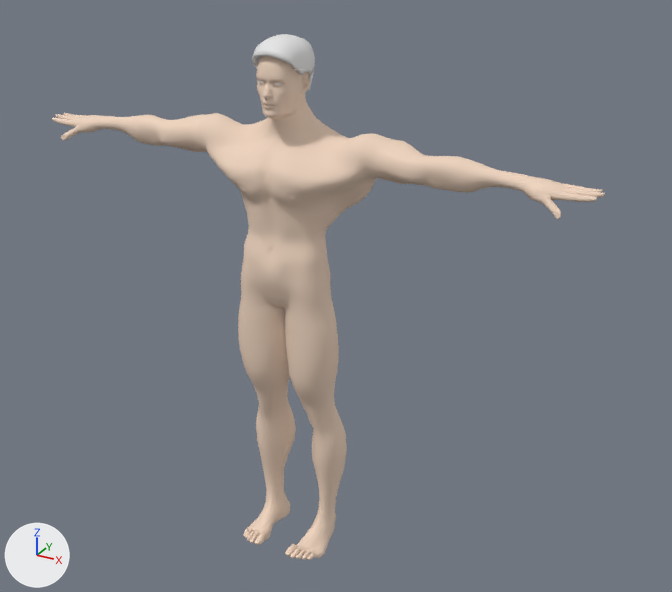
What one commit did to the Blender file modelli/mixamo/base_uomo.blend.
Rendered twice from a 50 mm lens placed at (1.52, -2.45, 2.24), pointed at (0.13, 0.07, 0.98). The axes (+X, +Y, +Z) are drawn at lower left. The lights are the same throughout. The picture after the commit comes second.

The older version as bpy lines, for what is in view:
```python
me_capo_capelli = bpy.data.meshes.new('capo_capelli')
me_capo_capelli.from_pydata(...)  # 275 vertices, 240 faces; spans x -0.084..0.084, y -0.113..0.1, z 1.664..1.833
me_capo_capelli.polygons.foreach_set('use_smooth', [True] * 240)
me_capo_capelli.materials.append(mat_capelli)  # white #e7e7e7
me_corpo = bpy.data.meshes.new('corpo')
me_corpo.from_pydata(...)  # 13524 vertices, 13518 faces; spans x -0.99..0.99, y -0.18..0.13, z 0.0..1.8
me_corpo.polygons.foreach_set('use_smooth', [True] * 13518)
# faces by material slot: [13378, 140]
me_corpo.materials.append(mat_pelle)  # beige #efd4bf
me_corpo.materials.append(mat_occhi)  # white #f9f9f9
ob_capo_capelli = bpy.data.objects.new('capo_capelli', me_capo_capelli)
ob_capo_capelli.location = (0.0, 0.0, 0.0)
_m = ob_capo_capelli.modifiers.new('spessore', 'SOLIDIFY')
ob_corpo = bpy.data.objects.new('corpo', me_corpo)
ob_corpo.location = (0.0, 0.0, 0.0)
```
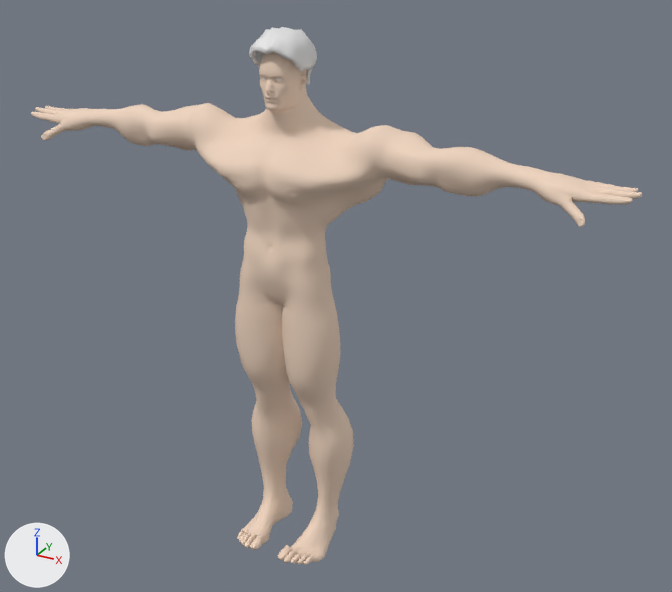
The change in detail:
me_corpo is used by ob_corpo; location (0.0, 0.0, 0.0).
me_corpo had 13524 vertices, 13518 faces and spanned x -0.99..0.99, y -0.18..0.13, z 0.0..1.8.
me_corpo now has 13524 vertices, 13518 faces and spans x -1.09..1.09, y -0.21..0.16, z 0.0..1.8.
me_corpo part 1: 13231 of 13524 vertices moved; they spanned x -0.99..0.99, y -0.18..0.13, z 0.0..1.79 and now span x -1.09..1.09, y -0.21..0.16, z 0.0..1.79; mean shift (0.0, 0.0, 0.01); largest move (-0.99, 0.01, 1.48) -> (-1.09, 0.01, 1.5).
Other edits to the shape of me_corpo do not show in these pictures.
me_capo_capelli is used by ob_capo_capelli; location (0.0, 0.0, 0.0).
me_capo_capelli had 275 vertices, 240 faces and spanned x -0.084..0.084, y -0.113..0.1, z 1.664..1.833.
me_capo_capelli now has 275 vertices, 240 faces and spans x -0.089..0.087, y -0.119..0.097, z 1.682..1.86.
me_capo_capelli part 2: 275 of 275 vertices moved; they spanned x -0.084..0.084, y -0.113..0.1, z 1.664..1.833 and now span x -0.089..0.087, y -0.119..0.097, z 1.682..1.86; mean shift (0.0, -0.001, 0.011).

Boxes (x1, y1, x2, y2) around the edits, measured in the pictures (672 x 592 px):
'corpo', reshaped (10% wider): before (52, 56, 605, 560); after (31, 52, 642, 565)
'capo_capelli', reshaped (8% wider): before (252, 34, 315, 91); after (249, 27, 317, 85)
